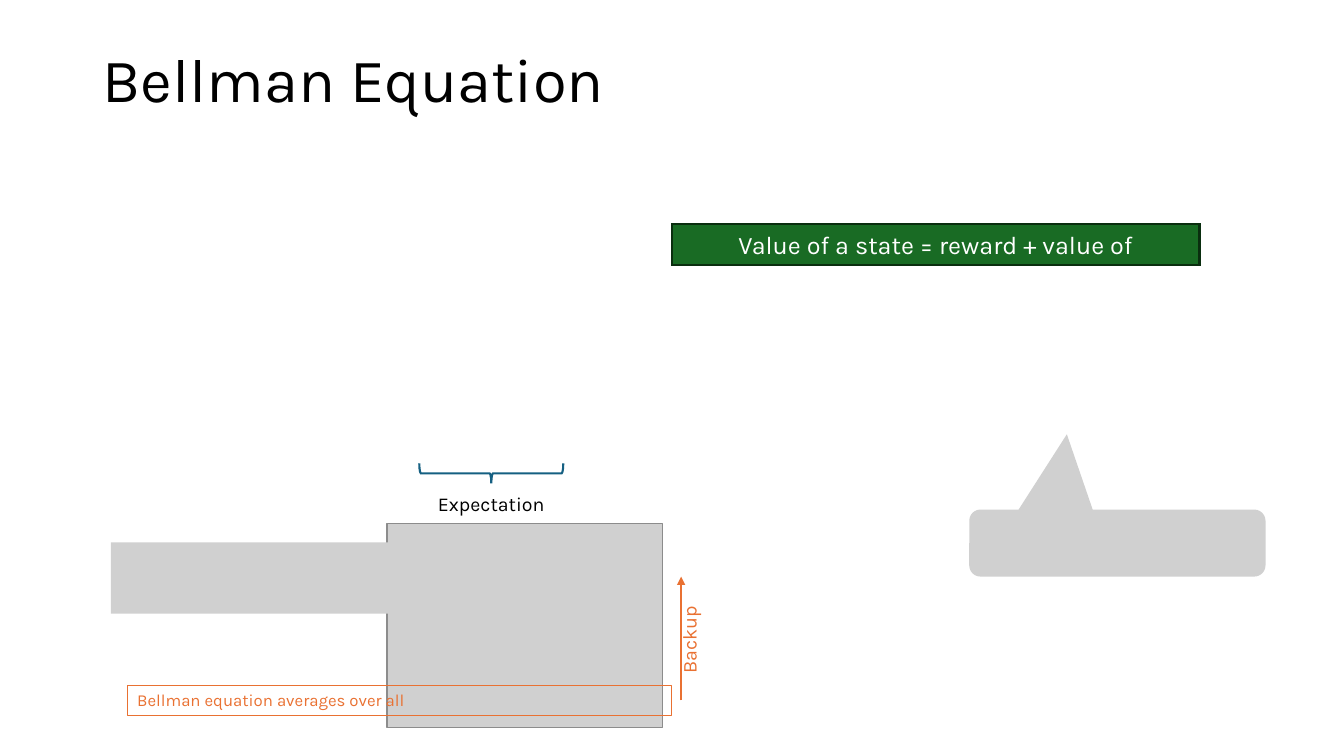
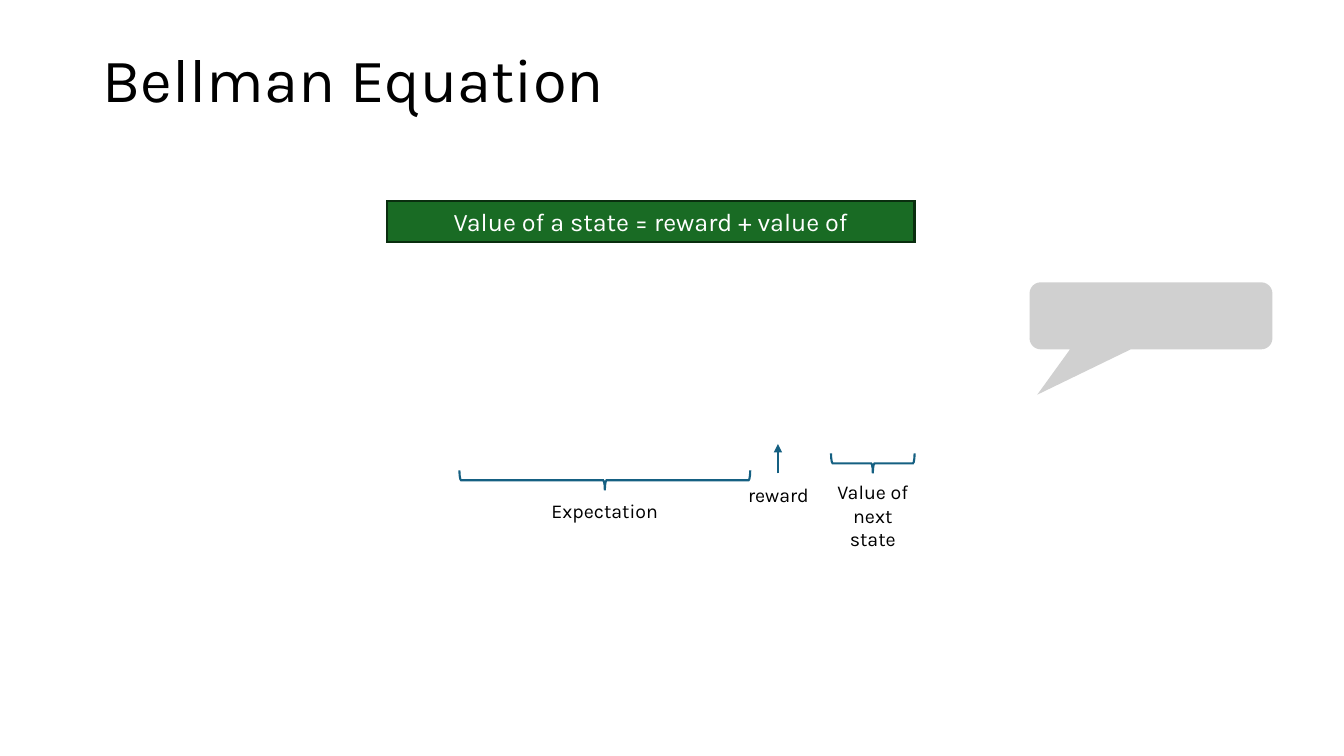
Before and after one commit to mhahsler/Introduction_to_Reinforcement_Learning, a slide deck: slide 18 of slides/Lecture_Chapter03.pptx (slide 13 before the commit). Drawn at 1344x756 pixels with LibreOffice and Linux fonts; fonts in the diff are those of the drawing; grey boxes stand for pictures. Boxes give left, top, right and bottom in pixels: in the first picture for what was removed or moved away, otherwise in the second. Text is boxed around its words. In the diff, an @@ line names an element or a change of style, - is before the commit and + after.

```diff
--- a/slides/Lecture_Chapter03.pptx
+++ b/slides/Lecture_Chapter03.pptx
@@ rectangle "Value of a state = ...": place and size @@
-rectangle "Value of a state = ..." at [673, 224, 1200, 264]
+rectangle "Value of a state = ..." at [387, 202, 914, 242]
@@ picture added at [1029, 282, 1272, 350] @@
@@ arrow added from (778, 474) to (778, 444), #156082 1.5 pt @@
@@ right brace added at [459, 470, 751, 491], outline #156082 1.5 pt @@
@@ right brace: place and size @@
-right brace at [419, 463, 563, 483]
+right brace at [831, 453, 915, 473]
@@ text "Expectation": place and size @@
-text "Expectation" at [438, 497, 545, 516]
+text "Expectation" at [551, 504, 658, 523]
@@ text added at [748, 488, 809, 503], 14 pt, text #000000 @@
+reward
@@ text added at [837, 485, 908, 547], 14 pt, text #000000 @@
+Value of next state
@@ picture removed at [387, 524, 662, 728] @@
@@ picture removed at [970, 510, 1266, 578] @@
@@ picture removed at [111, 542, 407, 614] @@
@@ arrow removed from (682, 701) to (682, 577) @@
@@ text removed at [676, 612, 702, 672] @@
-Backup
@@ rectangle removed at [127, 686, 671, 716] @@
-Bellman equation averages over all
```
Also in this commit, not shown: 8 other slides changed, 11 slides added, 2 slides removed, 12 other files.
